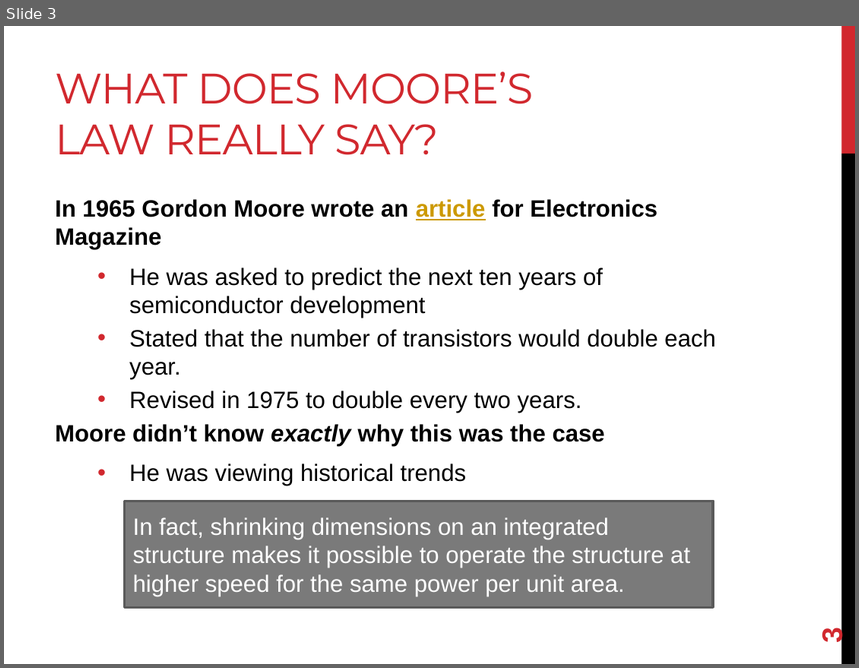
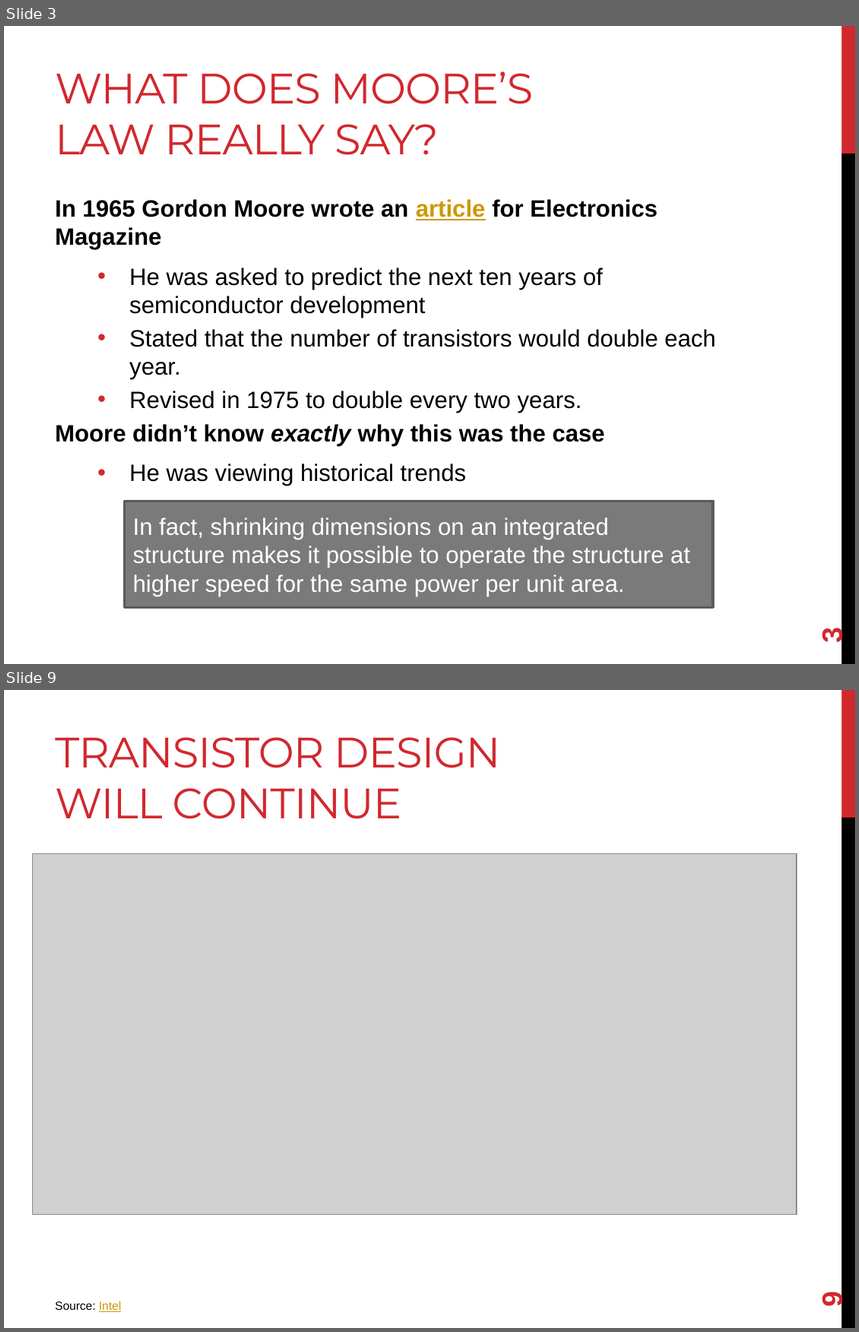
Before and after one commit to joshpeterson/DevelopingConcurrentSoftware, a slide deck: Lectures/Dennard Scaling/Dennard Scaling.pptx. Shown one above the other, each under a label of ours: slide 3 before the commit, slides 3 and 9 after it; the slides between them are not shown. The pictures are 859x668 and 859x1332 pixels, drawn with LibreOffice and Linux fonts; fonts in the diff are those of the drawing; grey boxes stand for pictures. Boxes give left, top, right and bottom in pixels: in the first picture for what was removed or moved away, otherwise in the second. Text is boxed around its words. In the diff, an @@ line names an element or a change of style, - is before the commit and + after.

```diff
--- a/Lectures/Dennard Scaling/Dennard Scaling.pptx
+++ b/Lectures/Dennard Scaling/Dennard Scaling.pptx
@@ slide 9 added at (x1=4, y1=690, x2=855, y2=1328), background #FFFFFF; not listed: 2 template elements that a slide beside it also shows @@
@@ title added at (x1=55, y1=737, x2=500, y2=819), 36 pt, text #D1282E @@
+TRANSISTOR DESIGN WILL CONTINUE
@@ picture added at (x1=32, y1=854, x2=797, y2=1215) @@
@@ text added at (x1=55, y1=1301, x2=121, y2=1312), 10 pt, text #000000 @@
+Source: Intel
@@ page number added at (x1=816, y1=1293, x2=848, y2=1308), 24 pt, text #D1282E, bold @@
+9
```
Also in this commit, not shown: 2 slides changed, 5 other slides added.
